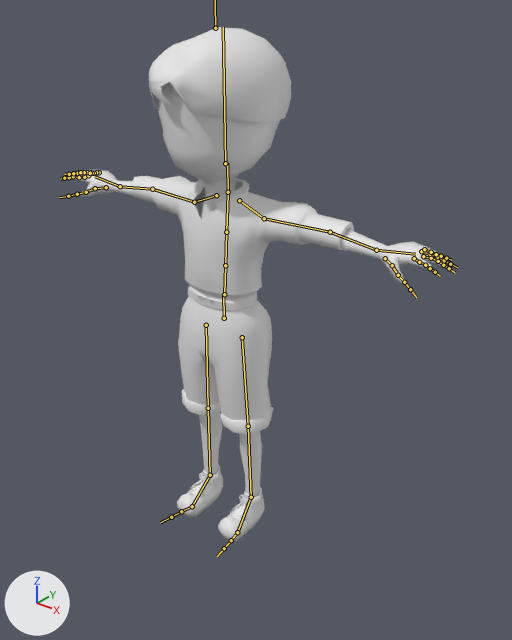
Two versions of the FBX model Assets/StarterAssets/ThirdPersonController/Character/Models/Artist.fbx, one commit apart.
The view is the same before and after, from a camera (50 mm lens) standing at (1.72, -1.91, 2.23) and looking at (-0.03, 0.28, 0.88). The axes (+X, +Y, +Z) are drawn at lower left. The lights are the same throughout. The bones that bend it are drawn over the model as lines.

Objects in the first picture: 'Artist'.
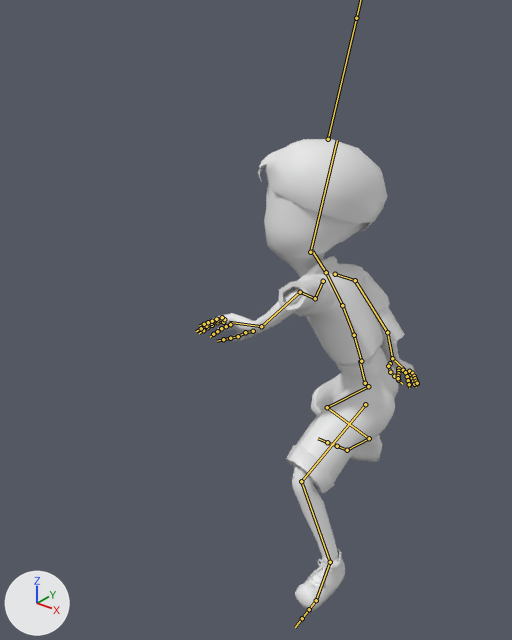
Commit message: Artist run animation

The newer file adds an action. The first version stands in its rest pose; the second is drawn at frame 24 of the action 'Armature|Attack'.

Changed parts and their boxes [x1, y1, x2, y2] in the pictures (512 x 640 px):
'Artist', posed (44% narrower, 8% shorter): before [68, 27, 447, 542]; after [205, 139, 418, 611]
bone 'mixamorig:Hips', root to tip: before (224, 318) to (223, 293); after (365, 383) to (359, 360)
bone 'mixamorig:Spine', root to tip: before (224, 294) to (225, 265); after (361, 361) to (354, 335)
bone 'mixamorig:Spine1', root to tip: before (225, 265) to (226, 232); after (354, 335) to (342, 305)
bone 'mixamorig:Spine2', root to tip: before (226, 232) to (228, 194); after (342, 305) to (327, 274)
bone 'mixamorig:Neck', root to tip: before (228, 192) to (227, 163); after (326, 272) to (312, 250)
bone 'mixamorig:Head', root to tip: before (225, 163) to (223, 27); after (310, 252) to (337, 140)
bone 'mixamorig:LeftShoulder', root to tip: before (239, 200) to (264, 218); after (323, 281) to (315, 298)
bone 'mixamorig:LeftArm', root to tip: before (264, 218) to (330, 232); after (315, 298) to (300, 292)
bone 'mixamorig:LeftForeArm', root to tip: before (330, 232) to (376, 250); after (300, 292) to (261, 326)
bone 'mixamorig:LeftHand', root to tip: before (376, 250) to (415, 254); after (261, 326) to (229, 322)
bone 'mixamorig:LeftHandThumb1', root to tip: before (385, 258) to (392, 265); after (253, 331) to (245, 332)
bone 'mixamorig:LeftHandIndex3', root to tip: before (425, 265) to (430, 268); after (221, 328) to (217, 331)
bone 'mixamorig:RightShoulder', root to tip: before (216, 195) to (194, 202); after (335, 274) to (355, 280)
bone 'mixamorig:RightArm', root to tip: before (194, 202) to (152, 189); after (355, 280) to (387, 332)
bone 'mixamorig:RightForeArm', root to tip: before (152, 189) to (120, 186); after (387, 332) to (392, 358)
bone 'mixamorig:RightHand', root to tip: before (120, 186) to (95, 176); after (392, 358) to (404, 369)
bone 'mixamorig:RightHandThumb1', root to tip: before (106, 187) to (95, 188); after (390, 363) to (388, 366)
bone 'mixamorig:RightHandThumb2', root to tip: before (95, 188) to (86, 192); after (388, 366) to (390, 372)
bone 'mixamorig:LeftUpLeg', root to tip: before (242, 337) to (248, 426); after (365, 404) to (301, 481)
bone 'mixamorig:LeftLeg', root to tip: before (248, 426) to (251, 497); after (301, 481) to (330, 562)
bone 'mixamorig:LeftFoot', root to tip: before (251, 497) to (237, 532); after (330, 562) to (316, 600)
bone 'mixamorig:RightUpLeg', root to tip: before (206, 325) to (208, 408); after (368, 386) to (327, 407)
bone 'mixamorig:RightLeg', root to tip: before (208, 408) to (210, 475); after (327, 407) to (369, 438)
bone 'mixamorig:RightFoot', root to tip: before (210, 475) to (192, 506); after (369, 438) to (347, 450)

The change in detail:
Bone 'mixamorig:Hips' (bone_mixamorig_hips) moves from (0.0, 0.0, 0.0) to (0.432, -0.34, -0.422).
Bone 'mixamorig:Hips' (bone_mixamorig_hips) turns from (0, 0, 0) to (2, -64, 16) degrees about its own x, y and z.
Bone 'mixamorig:Spine' (bone_mixamorig_spine) turns from (0, 0, 0) to (7, -7, 1) degrees about its own x, y and z.
Bone 'mixamorig:Spine1' (bone_mixamorig_spine1) turns from (0, 0, 0) to (6, -5, 1) degrees about its own x, y and z.
Bone 'mixamorig:Spine2' (bone_mixamorig_spine2) turns from (0, 0, 0) to (6, -6, 1) degrees about its own x, y and z.
Bone 'mixamorig:Neck' (bone_mixamorig_neck) turns from (0, 0, 0) to (3, 7, 1) degrees about its own x, y and z.
Bone 'mixamorig:Head' (bone_mixamorig_head) turns from (0, 0, 0) to (-56, 29, -26) degrees about its own x, y and z.
Bone 'mixamorig:LeftShoulder' (bone_mixamorig_leftshoulder) turns from (0, 0, 0) to (-1, 2, 2) degrees about its own x, y and z.
Bone 'mixamorig:LeftArm' (bone_mixamorig_leftarm) turns from (0, 0, 0) to (-11, 10, -23) degrees about its own x, y and z.
Bone 'mixamorig:LeftForeArm' (bone_mixamorig_leftforearm) turns from (0, 0, 0) to (2, -2, 85) degrees about its own x, y and z.
Bone 'mixamorig:LeftHand' (bone_mixamorig_lefthand) turns from (0, 0, 0) to (-33, 24, 1) degrees about its own x, y and z.
Bone 'mixamorig:LeftHandThumb1' (bone_mixamorig_lefthandthumb1) turns from (0, 0, 0) to (-6, 0, -4) degrees about its own x, y and z.
Bone 'mixamorig:LeftHandIndex3' (bone_mixamorig_lefthandindex3) turns from (0, 0, 0) to (3, 0, 0) degrees about its own x, y and z.
Bone 'mixamorig:RightShoulder' (bone_mixamorig_rightshoulder) turns from (0, 0, 0) to (11, 3, 7) degrees about its own x, y and z.
Bone 'mixamorig:RightArm' (bone_mixamorig_rightarm) turns from (0, 0, 0) to (78, 6, 37) degrees about its own x, y and z.
Bone 'mixamorig:RightForeArm' (bone_mixamorig_rightforearm) turns from (0, 0, 0) to (1, 0, -39) degrees about its own x, y and z.
Bone 'mixamorig:RightHand' (bone_mixamorig_righthand) turns from (0, 0, 0) to (-6, -27, 3) degrees about its own x, y and z.
Bone 'mixamorig:RightHandThumb1' (bone_mixamorig_righthandthumb1) turns from (0, 0, 0) to (-6, -2, -1) degrees about its own x, y and z.
Bone 'mixamorig:RightHandThumb2' (bone_mixamorig_righthandthumb2) turns from (0, 0, 0) to (1, 7, 30) degrees about its own x, y and z.
Bone 'mixamorig:LeftUpLeg' (bone_mixamorig_leftupleg) turns from (0, 0, 0) to (62, -39, 3) degrees about its own x, y and z.
Bone 'mixamorig:LeftLeg' (bone_mixamorig_leftleg) turns from (0, 0, 0) to (-67, -4, 10) degrees about its own x, y and z.
Bone 'mixamorig:LeftFoot' (bone_mixamorig_leftfoot) turns from (0, 0, 0) to (4, -22, -7) degrees about its own x, y and z.
Bone 'mixamorig:RightUpLeg' (bone_mixamorig_rightupleg) turns from (0, 0, 0) to (44, 20, -35) degrees about its own x, y and z.
Bone 'mixamorig:RightLeg' (bone_mixamorig_rightleg) turns from (0, 0, 0) to (-65, -7, 7) degrees about its own x, y and z.
Bone 'mixamorig:RightFoot' (bone_mixamorig_rightfoot) turns from (0, 0, 0) to (33, 16, 28) degrees about its own x, y and z.
